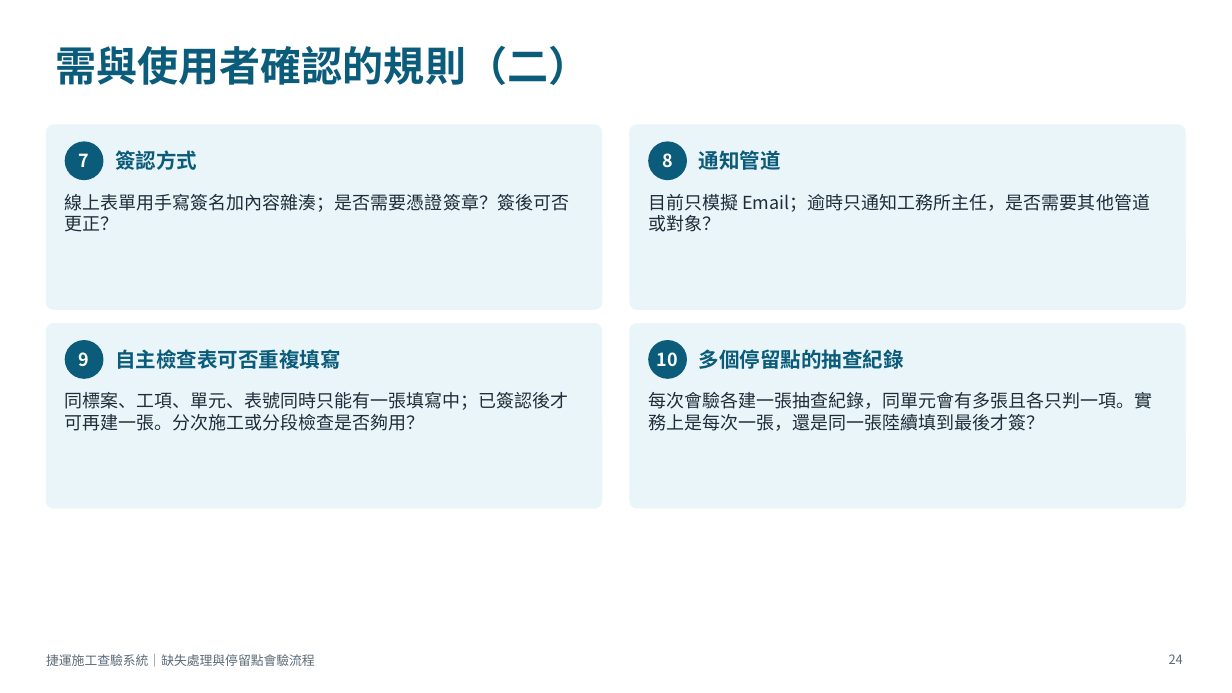
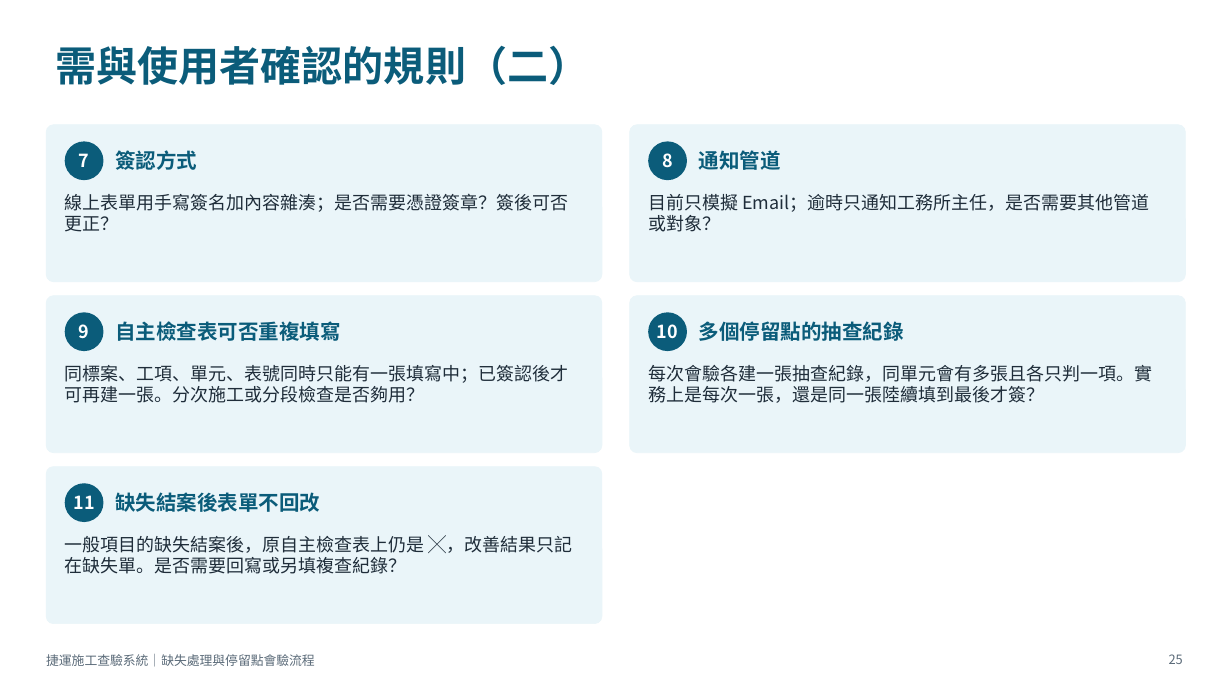
Before and after one commit to brianchou7310/MRT-Construction-QMS, a slide deck: slide 25 of 捷運施工查驗系統_缺失與停留點流程說明.pptx (slide 24 before the commit). Drawn at 1232x693 pixels with LibreOffice and Linux fonts; fonts in the diff are those of the drawing. Boxes give left, top, right and bottom in pixels: in the first picture for what was removed or moved away, otherwise in the second. Text is boxed around its words. In the diff, an @@ line names an element or a change of style, - is before the commit and + after.

```diff
--- a/捷運施工查驗系統_缺失與停留點流程說明.pptx
+++ b/捷運施工查驗系統_缺失與停留點流程說明.pptx
@@ rounded rectangle: place and size @@
-rounded rectangle at bbox=[46, 125, 602, 310]
+rounded rectangle at bbox=[46, 125, 602, 282]
@@ rounded rectangle: place and size @@
-rounded rectangle at bbox=[630, 125, 1186, 310]
+rounded rectangle at bbox=[630, 125, 1186, 282]
@@ rounded rectangle: place and size @@
-rounded rectangle at bbox=[46, 323, 602, 508]
+rounded rectangle at bbox=[46, 296, 602, 453]
@@ proportions changed in 4 elements at bbox=[46, 125, 602, 282], bbox=[630, 125, 1186, 282], bbox=[46, 296, 602, 453], bbox=[630, 296, 1186, 453] @@
@@ rounded rectangle: place and size @@
-rounded rectangle at bbox=[630, 323, 1186, 508]
+rounded rectangle at bbox=[630, 296, 1186, 453]
@@ ellipse "9": place and size @@
-ellipse "9" at bbox=[65, 340, 104, 379]
+ellipse "9" at bbox=[65, 312, 104, 351]
@@ text "自主檢查表可否重複填寫": place and size @@
-text "自主檢查表可否重複填寫" at bbox=[115, 349, 340, 369]
+text "自主檢查表可否重複填寫" at bbox=[115, 321, 340, 341]
@@ ellipse "10": place and size @@
-ellipse "10" at bbox=[648, 340, 687, 379]
+ellipse "10" at bbox=[648, 312, 687, 351]
@@ text "多個停留點的抽查紀錄": place and size @@
-text "多個停留點的抽查紀錄" at bbox=[699, 349, 904, 369]
+text "多個停留點的抽查紀錄" at bbox=[699, 321, 904, 341]
@@ text "同標案、工項、單元、表號同時只能有一張填寫中；已簽認後才可再建一張。分次施工或分段檢查是否夠用？": place and size @@
-text "同標案、工項、單元、表號同時只能有一張填寫中；已簽認後才可再建一張。分次施工或分段檢查是否夠用？" at bbox=[65, 392, 569, 431]
+text "同標案、工項、單元、表號同時只能有一張填寫中；已簽認後才可再建一張。分次施工或分段檢查是否夠用？" at bbox=[65, 365, 569, 403]
@@ text "每次會驗各建一張抽查紀錄，同單元會有多張且各只判一項。實務上是每次一張，還是同一張陸續填到最後才簽？": place and size @@
-text "每次會驗各建一張抽查紀錄，同單元會有多張且各只判一項。實務上是每次一張，還是同一張陸續填到最後才簽？" at bbox=[648, 392, 1152, 431]
+text "每次會驗各建一張抽查紀錄，同單元會有多張且各只判一項。實務上是每次一張，還是同一張陸續填到最後才簽？" at bbox=[648, 365, 1152, 403]
@@ rounded rectangle added at bbox=[46, 467, 602, 624], fill #EAF5F9, outline #EAF5F9 0.5 pt @@
@@ ellipse added at bbox=[65, 483, 104, 522], fill #0B5C7A, 14 pt, text #FFFFFF, bold @@
+11
@@ text added at bbox=[115, 492, 320, 512], 16 pt, text #0B5C7A, bold @@
+缺失結案後表單不回改
@@ text added at bbox=[65, 535, 573, 574], 14 pt, text #1F2D3A @@
+一般項目的缺失結案後，原自主檢查表上仍是 ╳，改善結果只記在缺失單。是否需要回寫或另填複查紀錄？
@@ page number at bbox=[1169, 654, 1183, 664]: text changed @@
-24
+25
```
Also in this commit, not shown: 2 other slides changed, 1 slide added, 1 other file.
